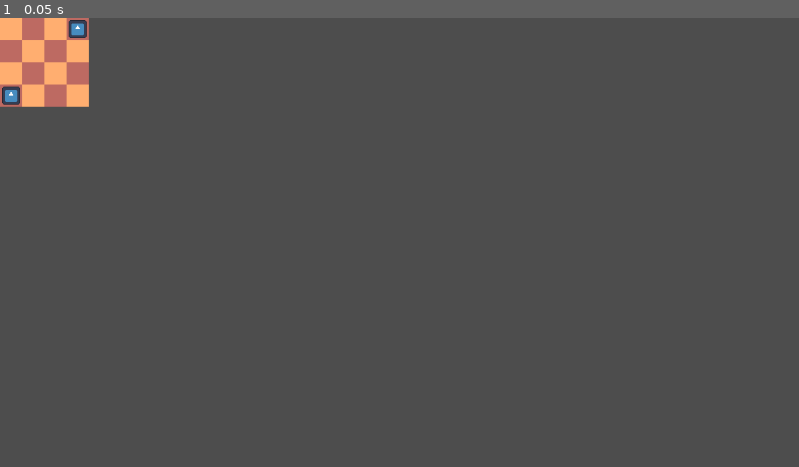
Above: before the commit, frame 1.
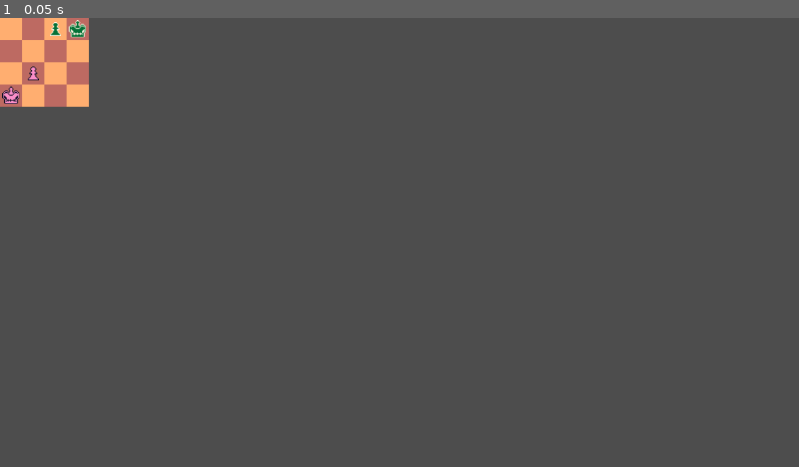
Above: after the commit, the same moment.

Repository: ivycase/GMTK2023-Final-Chess
Game: Godot game, scene res://scenes/levels/test.tscn
The game is run twice, just before and just after one commit, with the same random seed, the same clock (stepped at 60 frames per second) and the same inputs. The engine's default icon, where the game draws it, is replaced by a stand-in: a white triangle on a blue panel in a dark square.
Inputs:
- Up to frame 1 (0.05 s): no input

The runs differ from the first frame. In frame 1, 0.2% of the frame differs, in the area x 0-11%, y 0-20%.

Commit message:
Implemented pawn, temporary piece assets

Diff:
--- a/scenes/levels/test.tscn
+++ b/scenes/levels/test.tscn
@@ -1,8 +1,12 @@
-[gd_scene load_steps=4 format=3 uid="uid://ciobpkuomuqno"]
+[gd_scene load_steps=8 format=3 uid="uid://ciobpkuomuqno"]
 
 [ext_resource type="TileSet" uid="uid://dqa2j1vinspyo" path="res://sprites/tileset.tres" id="1_oq0wp"]
 [ext_resource type="PackedScene" uid="uid://n7fdle1ife44" path="res://scenes/pieces/Piece.tscn" id="3_iu620"]
 [ext_resource type="Script" path="res://scripts/Board.gd" id="3_kg7xb"]
+[ext_resource type="Texture2D" uid="uid://qmew3cjpnxdx" path="res://sprites/pieces/black_king.png" id="4_epfpc"]
+[ext_resource type="Texture2D" uid="uid://cefmo1o5xtoj7" path="res://sprites/pieces/white_king.png" id="5_oycru"]
+[ext_resource type="Texture2D" uid="uid://dt64hpe5avjxf" path="res://sprites/pieces/black_pawn.png" id="6_aajg5"]
+[ext_resource type="Texture2D" uid="uid://bi81xss44mxex" path="res://sprites/pieces/white_pawn.png" id="7_omgcf"]
 
 [node name="Node2D" type="Node2D"]
 
@@ -23,3 +27,22 @@
 script = ExtResource("3_kg7xb")
 Piece = ExtResource("3_iu620")
 Tilemap = NodePath("../TileMap")
+
+[node name="Prototype" type="Node2D" parent="."]
+visible = false
+
+[node name="BlackKing" type="Sprite2D" parent="Prototype"]
+position = Vector2(112, 16)
+texture = ExtResource("4_epfpc")
+
+[node name="WhiteKing" type="Sprite2D" parent="Prototype"]
+position = Vector2(16, 112)
+texture = ExtResource("5_oycru")
+
+[node name="BlackPawn" type="Sprite2D" parent="Prototype"]
+position = Vector2(80, 16)
+texture = ExtResource("6_aajg5")
+
+[node name="WhitePawn" type="Sprite2D" parent="Prototype"]
+position = Vector2(48, 80)
+texture = ExtResource("7_omgcf")
--- a/scenes/pieces/Piece.tscn
+++ b/scenes/pieces/Piece.tscn
@@ -6,6 +6,6 @@
 [node name="Piece" type="Node2D"]
 script = ExtResource("1_jtnu7")
 
-[node name="Icon" type="Sprite2D" parent="."]
-scale = Vector2(0.2, 0.2)
+[node name="Sprite" type="Sprite2D" parent="."]
+scale = Vector2(1.25, 1.25)
 texture = ExtResource("1_ir8x8")
--- a/scripts/Board.gd
+++ b/scripts/Board.gd
@@ -23,7 +23,9 @@
 		destroyed_matrix.append(destroyed_row.duplicate())
 
 	add_piece(Global.Type.KING, Global.Team.GREEN, Vector2i(3, 0))
-	add_piece(Global.Type.KING, Global.Team.PURPLE, Vector2i(0, 3))
+	add_piece(Global.Type.PAWN, Global.Team.GREEN, Vector2i(2, 0))
+	add_piece(Global.Type.KING, Global.Team.PINK, Vector2i(0, 3))
+	add_piece(Global.Type.PAWN, Global.Team.PINK, Vector2i(1, 2))
 	print("current board: ", board_matrix)
 
 func _input(_event):
@@ -52,11 +54,12 @@
 
 func add_piece(type, team, tile):
 	var new_piece = Piece.instantiate()
-	add_child(new_piece)
 	new_piece.type = type
 	new_piece.team = team
 	new_piece.set_tile(tile, Tilemap.map_to_local(tile))
 	board_matrix[tile.x][tile.y] = new_piece
+	add_child(new_piece)
+	Global.add_piece(new_piece, team)
 
 func remove_piece(tile):
 	var piece = board_matrix[tile.x][tile.y]
@@ -111,10 +114,29 @@
 
 	return filter
 
+func get_pawn_captures(piece):
+	var captures
+	match piece.team:
+		Global.Team.GREEN:
+			captures = [Vector2i(1, 1) + piece.tile, Vector2i(-1, 1) + piece.tile]
+		Global.Team.PINK:
+			captures = [Vector2i(1, -1) + piece.tile, Vector2i(-1, -1) + piece.tile]
+
+
+	var filter = captures.duplicate()
+	for move in captures:
+		if board_matrix[move.x][move.y] == null || board_matrix[move.x][move.y].team == piece.team: filter.erase(move)
+
+	return filter
+
 func legal_moves(piece):
 	var moves = []
+	if piece.type == Global.Type.PAWN:
+		moves.append_array(get_pawn_captures(piece))
 
 	for move in piece.get_pattern():
 		moves.append(move + piece.tile)
 
+	print(moves)
+
 	return filter_invalid_moves(piece, moves)
--- a/scripts/Global.gd
+++ b/scripts/Global.gd
@@ -1,15 +1,37 @@
 extends Node
 
 enum Type {PAWN, KNIGHT, BISHOP, ROOK, QUEEN, KING}
-enum Team {GREEN, PURPLE}
+enum Team {GREEN, PINK}
 
-var current_team = Team.GREEN
+var current_team = Team.PINK
+var green_pieces = []
+var pink_pieces = []
+
+func add_piece(piece, team):
+	match team:
+		Team.GREEN:
+			green_pieces.append(piece)
+		Team.PINK:
+			pink_pieces.append(piece)
+
+func remove_piece(piece, team):
+	match team:
+		Team.GREEN:
+			green_pieces.erase(piece)
+		Team.PINK:
+			pink_pieces.erase(piece)
+	check_win()
+
+func check_win():
+	if len(green_pieces == 1) && len(pink_pieces == 1):
+		print("win!")
 
 func switch_teams():
-	if current_team == Team.GREEN:
-		current_team = Team.PURPLE
-	else:
-		current_team = Team.GREEN
+	match current_team:
+		Team.GREEN:
+			current_team = Team.PINK
+		Team.PINK:
+			current_team = Team.GREEN
 
 func get_current_team():
 	return current_team
--- a/scripts/Piece.gd
+++ b/scripts/Piece.gd
@@ -1,8 +1,29 @@
 extends Node2D
+
+@onready var sprite = get_node("Sprite")
+@onready var green_pieces = [preload("res://sprites/pieces/black_pawn.png"),
+							 preload("res://sprites/pieces/black_knight.png"),
+							 preload("res://sprites/pieces/black_bishop.png"),
+							 preload("res://sprites/pieces/black_rook.png"),
+							 preload("res://sprites/pieces/black_queen.png"),
+							 preload("res://sprites/pieces/black_king.png")]
+@onready var pink_pieces = [preload("res://sprites/pieces/white_pawn.png"),
+							 preload("res://sprites/pieces/white_knight.png"),
+							 preload("res://sprites/pieces/white_bishop.png"),
+							 preload("res://sprites/pieces/white_rook.png"),
+							 preload("res://sprites/pieces/white_queen.png"),
+							 preload("res://sprites/pieces/white_king.png")]
 
 var type = Global.Type.PAWN
 var team = Global.Team.GREEN
 var tile = Vector2i()
+
+func _ready():
+	match team:
+		Global.Team.GREEN:
+			sprite.texture = green_pieces[type]
+		Global.Team.PINK:
+			sprite.texture = pink_pieces[type]
 
 func set_tile(tile_coords, pos_coords):
 	tile = tile_coords
@@ -10,8 +31,17 @@
 
 func get_pattern():
 	match type:
+		Global.Type.PAWN:
+			return get_pawn_pattern()
 		Global.Type.KING:
 			return get_king_pattern()
+
+func get_pawn_pattern():
+	match team:
+		Global.Team.GREEN:
+			return [Vector2i(0, 1)]
+		Global.Team.PINK:
+			return [Vector2i(0, -1)]
 
 func get_king_pattern():
 	return [Vector2i(1, 1),   Vector2i(0, 1), Vector2i(-1, 1),
Binary file added: sprites/pieces/black_bishop.png
Not shown, added: sprites/pieces/black_bishop.png.import
Binary file added: sprites/pieces/black_king.png
Not shown, added: sprites/pieces/black_king.png.import
Binary file added: sprites/pieces/black_knight.png
Not shown, added: sprites/pieces/black_knight.png.import
Binary file added: sprites/pieces/black_pawn.png
Not shown, added: sprites/pieces/black_pawn.png.import
Binary file added: sprites/pieces/black_queen.png
Not shown, added: sprites/pieces/black_queen.png.import
Binary file added: sprites/pieces/black_rook.png
Not shown, added: sprites/pieces/black_rook.png.import
(and 12 more such lines)
